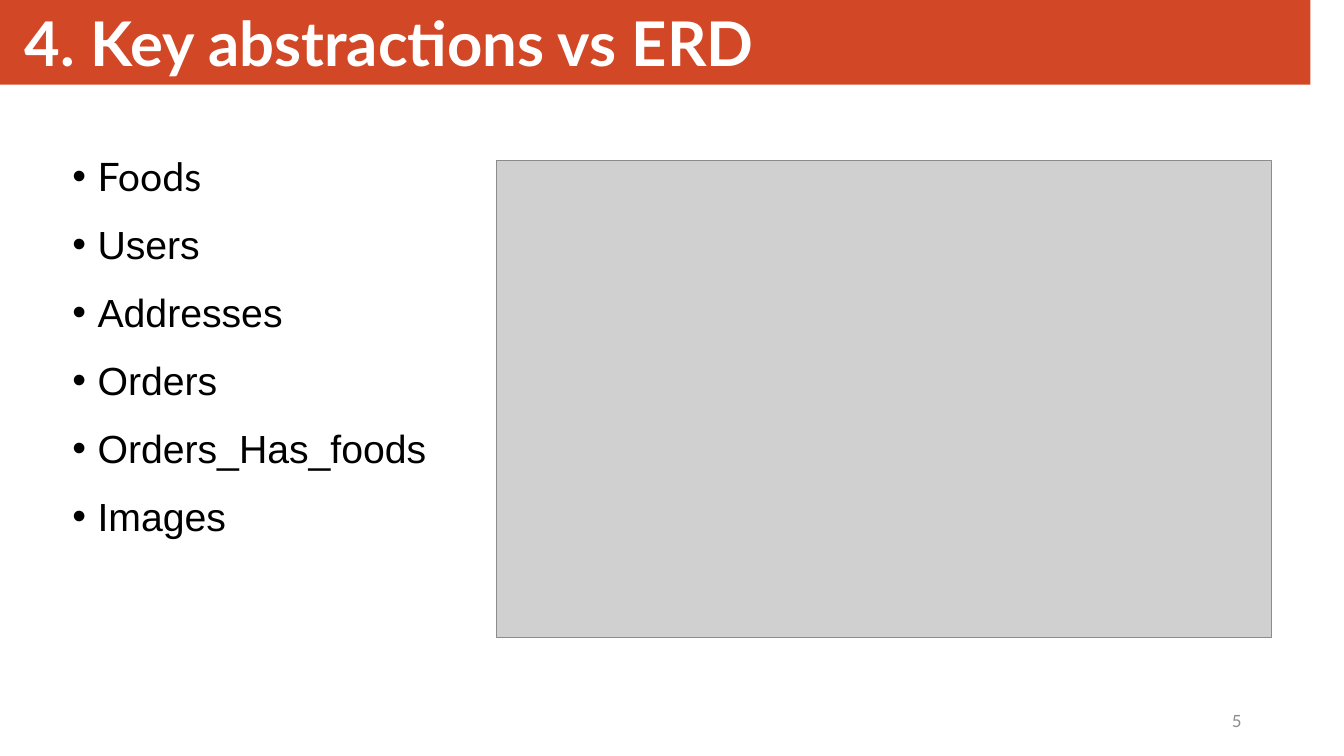
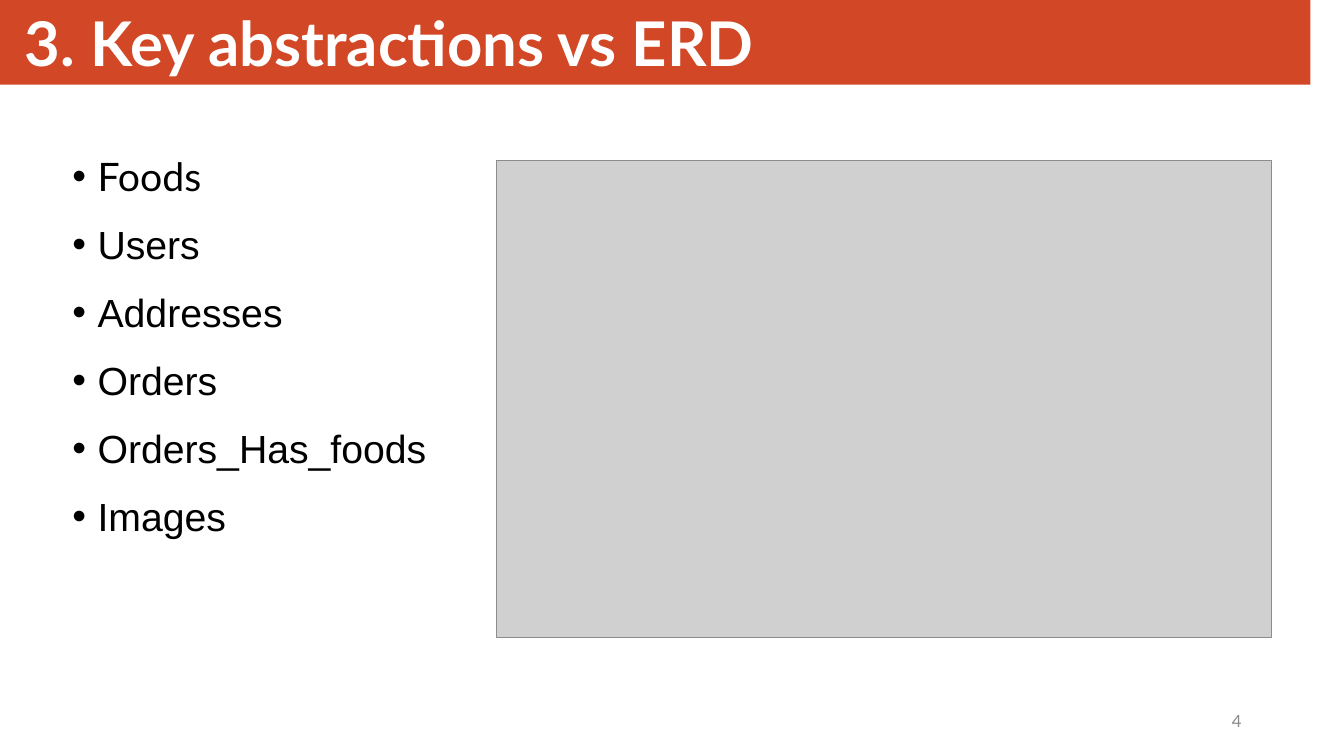
Before and after one commit to Davaabayar/FOS, a slide deck: slide 4 of FOOD ORDERING SYSTEM.pptx (slide 5 before the commit). Drawn at 1344x756 pixels with LibreOffice and Linux fonts; fonts in the diff are those of the drawing; grey boxes stand for pictures. Boxes give left, top, right and bottom in pixels: in the first picture for what was removed or moved away, otherwise in the second. Text is boxed around its words. In the diff, an @@ line names an element or a change of style, - is before the commit and + after.

```diff
--- a/FOOD ORDERING SYSTEM.pptx
+++ b/FOOD ORDERING SYSTEM.pptx
@@ text in rectangle at box(25, 20, 754, 77): text changed @@
-4. Key abstractions vs ERD
+3. Key abstractions vs ERD
@@ page number at box(1232, 715, 1242, 727): text changed @@
-5
+4
```
Also in this commit, not shown: 3 other slides changed, 1 slide added.
